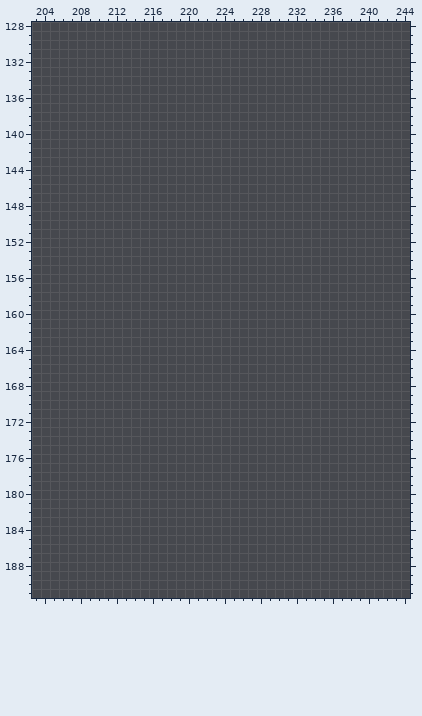
Pixel-art file -- Alex - mapa/UTI - Tilemap 1.aseprite. The picture above was drawn from the file before the commit.
512x512 pixels, 1 frame. Colours within 5 levels of each other are drawn and written as one. Shown: x 203..244, y 128..191. The commit also changed other parts of the picture, which this record leaves out.
Palette (. is transparent): 
Pixels before (only the part around the change), first column x 203:
128 ..........................................
129 ..........................................
130 ..........................................
131 ..........................................
132 ..........................................
133 ..........................................
134 ..........................................
135 ..........................................
136 ..........................................
137 ..........................................
138 ..........................................
139 ..........................................
140 ..........................................
141 ..........................................
142 ..........................................
143 ..........................................
144 ..........................................
145 ..........................................
146 ..........................................
147 ..........................................
148 ..........................................
149 ..........................................
150 ..........................................
151 ..........................................
152 ..........................................
153 ..........................................
154 ..........................................
155 ..........................................
156 ..........................................
157 ..........................................
158 ..........................................
159 ..........................................
160 ..........................................
161 ..........................................
162 ..........................................
163 ..........................................
164 ..........................................
165 ..........................................
166 ..........................................
167 ..........................................
168 ..........................................
169 ..........................................
170 ..........................................
171 ..........................................
172 ..........................................
173 ..........................................
174 ..........................................
175 ..........................................
176 ..........................................
177 ..........................................
178 ..........................................
179 ..........................................
180 ..........................................
181 ..........................................
182 ..........................................
183 ..........................................
184 ..........................................
185 ..........................................
186 ..........................................
187 ..........................................
188 ..........................................
189 ..........................................
190 ..........................................
191 ..........................................
After:
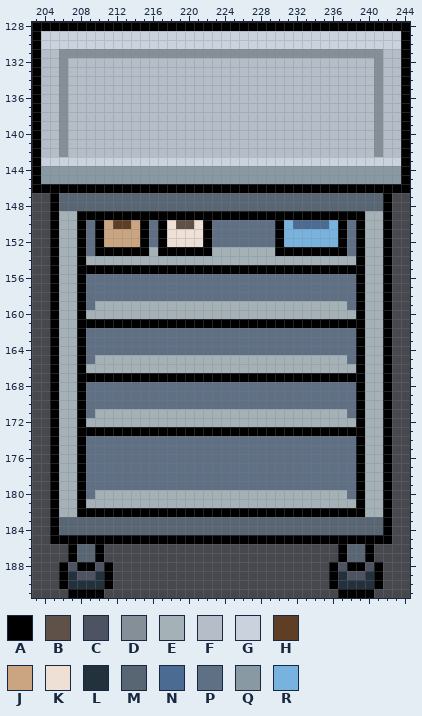
Colours new in this view: A #000000  B #5f5148  C #4e5363  D #858f98  E #a4b1b7  F #b5bdc8  G #cad2dd  H #5e3e25  J #cba581  K #eee0d5  L #23313c  M #586573  N #4b6b92  P #5f7084  Q #8899a3  R #78b3df
The exact change:
Changed rows in their new state; - is an unchanged pixel.
first column x 203:
128 AAAAAAAAAAAAAAAAAAAAAAAAAAAAAAAAAAAAAAAAAA
129 AGGGGGGGGGGGGGGGGGGGGGGGGGGGGGGGGGGGGGGGGA
130 AGGGGGGGGGGGGGGGGGGGGGGGGGGGGGGGGGGGGGGGGA
131 AFFDDDDDDDDDDDDDDDDDDDDDDDDDDDDDDDDDDDDFFA
132 AFFDFFFFFFFFFFFFFFFFFFFFFFFFFFFFFFFFFFDFFA
133 AFFDFFFFFFFFFFFFFFFFFFFFFFFFFFFFFFFFFFDFFA
134 AFFDFFFFFFFFFFFFFFFFFFFFFFFFFFFFFFFFFFDFFA
135 AFFDFFFFFFFFFFFFFFFFFFFFFFFFFFFFFFFFFFDFFA
136 AFFDFFFFFFFFFFFFFFFFFFFFFFFFFFFFFFFFFFDFFA
137 AFFDFFFFFFFFFFFFFFFFFFFFFFFFFFFFFFFFFFDFFA
138 AFFDFFFFFFFFFFFFFFFFFFFFFFFFFFFFFFFFFFDFFA
139 AFFDFFFFFFFFFFFFFFFFFFFFFFFFFFFFFFFFFFDFFA
140 AFFDFFFFFFFFFFFFFFFFFFFFFFFFFFFFFFFFFFDFFA
141 AFFDFFFFFFFFFFFFFFFFFFFFFFFFFFFFFFFFFFDFFA
142 AFFDFFFFFFFFFFFFFFFFFFFFFFFFFFFFFFFFFFDFFA
143 AGGGGGGGGGGGGGGGGGGGGGGGGGGGGGGGGGGGGGGGGA
144 AQQQQQQQQQQQQQQQQQQQQQQQQQQQQQQQQQQQQQQQQA
145 AQQQQQQQQQQQQQQQQQQQQQQQQQQQQQQQQQQQQQQQQA
146 AAAAAAAAAAAAAAAAAAAAAAAAAAAAAAAAAAAAAAAAAA
147 --AMMMMMMMMMMMMMMMMMMMMMMMMMMMMMMMMMMMMA--
148 --AMMMMMMMMMMMMMMMMMMMMMMMMMMMMMMMMMMMMA--
149 --AEEAAAAAAAAAAAAAAAAAAAAAAAAAAAAAAAAEEA--
150 --AEEAPAJHHJAPAKBBKAPPPPPPPARNNNNRAPAEEA--
151 --AEEAPAJJJJAPAKKKKAPPPPPPPARRRRRRAPAEEA--
152 --AEEAPAJJJJAPAKKKKAPPPPPPPARRRRRRAPAEEA--
153 --AEEAPAAAAAAEAAAAAAEEEEEEEAAAAAAAAPAEEA--
154 --AEEAEEEEEEEEEEEEEEEEEEEEEEEEEEEEEEAEEA--
155 --AEEAAAAAAAAAAAAAAAAAAAAAAAAAAAAAAAAEEA--
156 --AEEAPPPPPPPPPPPPPPPPPPPPPPPPPPPPPPAEEA--
157 --AEEAPPPPPPPPPPPPPPPPPPPPPPPPPPPPPPAEEA--
158 --AEEAPPPPPPPPPPPPPPPPPPPPPPPPPPPPPPAEEA--
159 --AEEAPEEEEEEEEEEEEEEEEEEEEEEEEEEEEPAEEA--
160 --AEEAEEEEEEEEEEEEEEEEEEEEEEEEEEEEEEAEEA--
161 --AEEAAAAAAAAAAAAAAAAAAAAAAAAAAAAAAAAEEA--
162 --AEEAPPPPPPPPPPPPPPPPPPPPPPPPPPPPPPAEEA--
163 --AEEAPPPPPPPPPPPPPPPPPPPPPPPPPPPPPPAEEA--
164 --AEEAPPPPPPPPPPPPPPPPPPPPPPPPPPPPPPAEEA--
165 --AEEAPEEEEEEEEEEEEEEEEEEEEEEEEEEEEPAEEA--
166 --AEEAEEEEEEEEEEEEEEEEEEEEEEEEEEEEEEAEEA--
167 --AEEAAAAAAAAAAAAAAAAAAAAAAAAAAAAAAAAEEA--
168 --AEEAPPPPPPPPPPPPPPPPPPPPPPPPPPPPPPAEEA--
169 --AEEAPPPPPPPPPPPPPPPPPPPPPPPPPPPPPPAEEA--
170 --AEEAPPPPPPPPPPPPPPPPPPPPPPPPPPPPPPAEEA--
171 --AEEAPEEEEEEEEEEEEEEEEEEEEEEEEEEEEPAEEA--
172 --AEEAEEEEEEEEEEEEEEEEEEEEEEEEEEEEEEAEEA--
173 --AEEAAAAAAAAAAAAAAAAAAAAAAAAAAAAAAAAEEA--
174 --AEEAPPPPPPPPPPPPPPPPPPPPPPPPPPPPPPAEEA--
175 --AEEAPPPPPPPPPPPPPPPPPPPPPPPPPPPPPPAEEA--
176 --AEEAPPPPPPPPPPPPPPPPPPPPPPPPPPPPPPAEEA--
177 --AEEAPPPPPPPPPPPPPPPPPPPPPPPPPPPPPPAEEA--
178 --AEEAPPPPPPPPPPPPPPPPPPPPPPPPPPPPPPAEEA--
179 --AEEAPPPPPPPPPPPPPPPPPPPPPPPPPPPPPPAEEA--
180 --AEEAPEEEEEEEEEEEEEEEEEEEEEEEEEEEEPAEEA--
181 --AEEAEEEEEEEEEEEEEEEEEEEEEEEEEEEEEEAEEA--
182 --AEEAAAAAAAAAAAAAAAAAAAAAAAAAAAAAAAAEEA--
183 --AMMMMMMMMMMMMMMMMMMMMMMMMMMMMMMMMMMMMA--
184 --AMMMMMMMMMMMMMMMMMMMMMMMMMMMMMMMMMMMMA--
185 --AAAAAAAAAAAAAAAAAAAAAAAAAAAAAAAAAAAAAA--
186 ----AMMA--------------------------AMMA----
187 ----AMMA--------------------------AMMA----
188 ---ACAACA------------------------ACAACA---
189 ---ALCCLA------------------------ALCCLA---
190 ---ALLLLA------------------------ALLLLA---
191 ----AAAA--------------------------AAAA----
